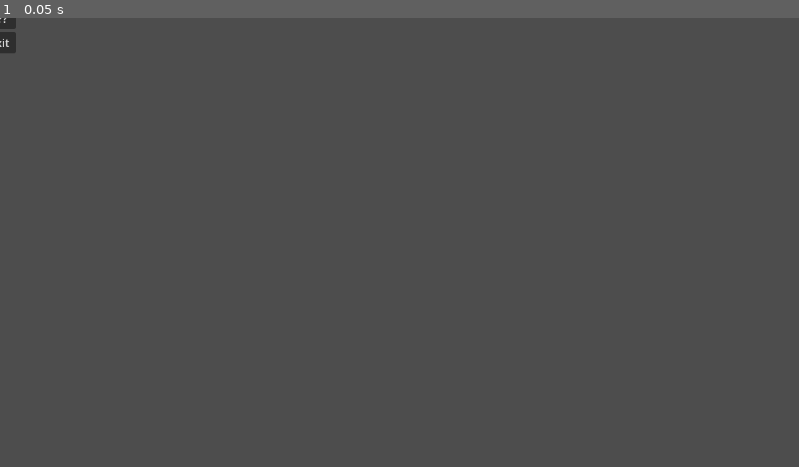
Above: before the commit, frame 1.
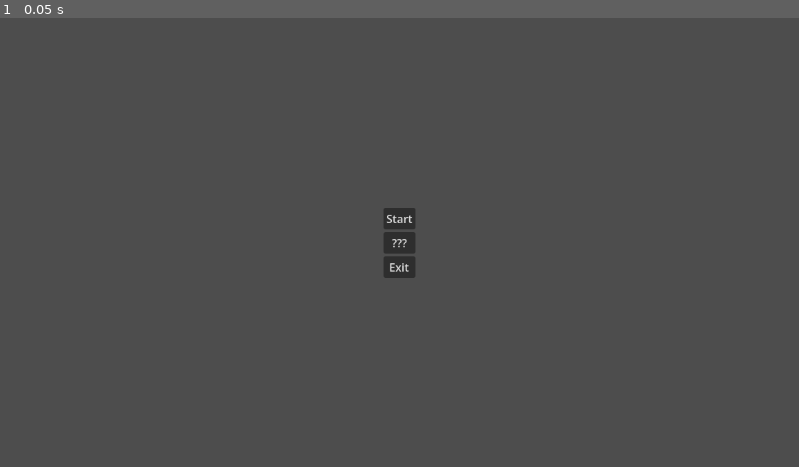
Above: after the commit, the same moment.

Repository: Nikug/fgj-2026
Game: Godot game, scene res://main.tscn
Two runs of this game, one before a commit and one after it. Both use one fixed random seed, a clock stepped at 60 frames per second and the inputs below.
Inputs:
- Up to frame 1 (0.05 s): no input

The runs differ from the first frame. In frame 1, 0.6% of the frame differs, in the area x 0-52%, y 0-58%.

Commit message:
menu fully in screen and has poop

Diff:
--- a/skeittipeli/main.tscn
+++ b/skeittipeli/main.tscn
@@ -2,12 +2,17 @@
 
 [node name="MainMenu" type="Control" unique_id=1003690342]
 layout_mode = 3
-anchors_preset = 0
+anchors_preset = 8
+anchor_left = 0.5
+anchor_top = 0.5
+anchor_right = 0.5
+anchor_bottom = 0.5
+grow_horizontal = 2
+grow_vertical = 2
 
 [node name="Control" type="VBoxContainer" parent="." unique_id=1729900925]
 layout_mode = 1
-anchors_preset = 8
-anchor_left = 0.5
+anchors_preset = -1
 anchor_top = 0.5
 anchor_right = 0.5
 anchor_bottom = 0.5
@@ -19,6 +24,7 @@
 grow_vertical = 2
 size_flags_horizontal = 4
 size_flags_vertical = 4
+metadata/_edit_use_anchors_ = true
 
 [node name="StartGameButton" type="Button" parent="Control" unique_id=914168498]
 layout_mode = 2
